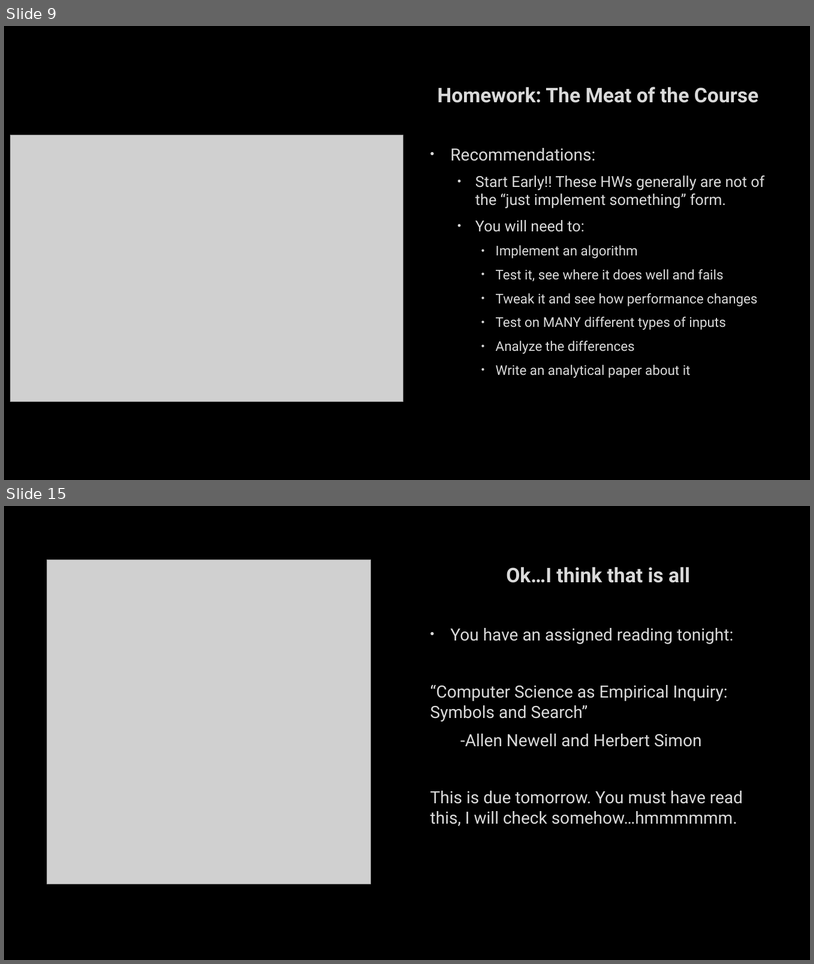
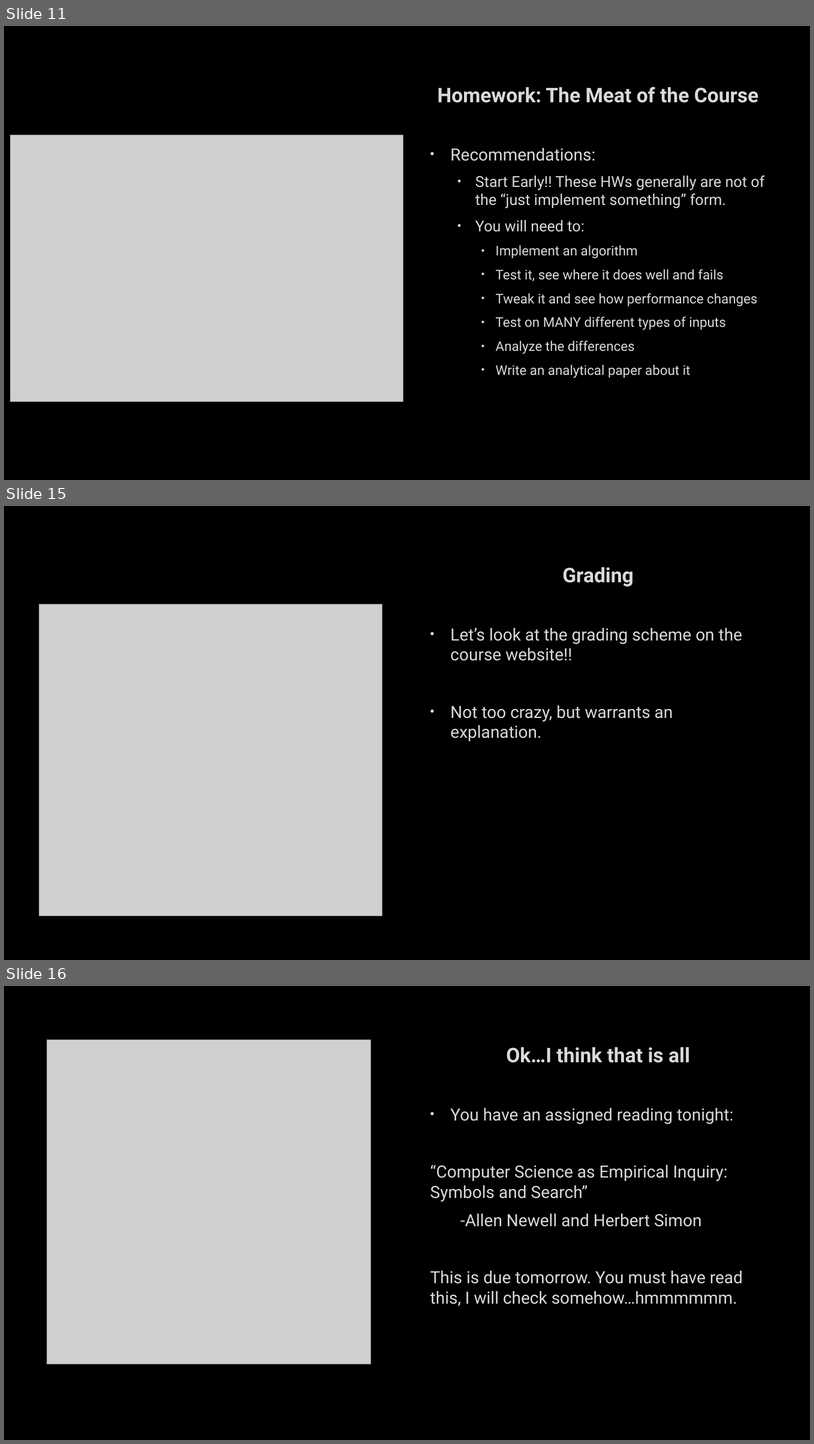
Before and after one commit to markfloryan/AI, a slide deck: slides/01-CourseIntroduction.pptx. Shown one above the other, each under a label of ours: slides 9 and 15 before the commit, slides 11, 15 and 16 after it; the slides between them are not shown. The pictures are 814x964 and 814x1444 pixels, drawn with LibreOffice and Linux fonts; fonts in the diff are those of the drawing; grey boxes stand for pictures; background and template pictures are left out. Boxes give left, top, right and bottom in pixels: in the first picture for what was removed or moved away, otherwise in the second. Text is boxed around its words. In the diff, an @@ line names an element or a change of style, - is before the commit and + after.

Commit message:
new course intro, no pdf of first slide deck.

```diff
--- a/slides/01-CourseIntroduction.pptx
+++ b/slides/01-CourseIntroduction.pptx
@@ slide 15 added at (4, 506, 810, 960), background picture (left out) @@
@@ text added at (450, 567, 743, 741), 20 pt, text #DADADA @@
+Grading
+• Let’s look at the grading scheme on the course website!!
+• Not too crazy, but warrants an explanation.
@@ picture added at (39, 604, 383, 916) @@
@@ what was slide 9 is now slide 11 @@
@@ what was slide 15 is now slide 16 @@
```
Also in this commit, not shown: 7 slides changed, 3 other slides added, 3 slides removed, 11 other files.
